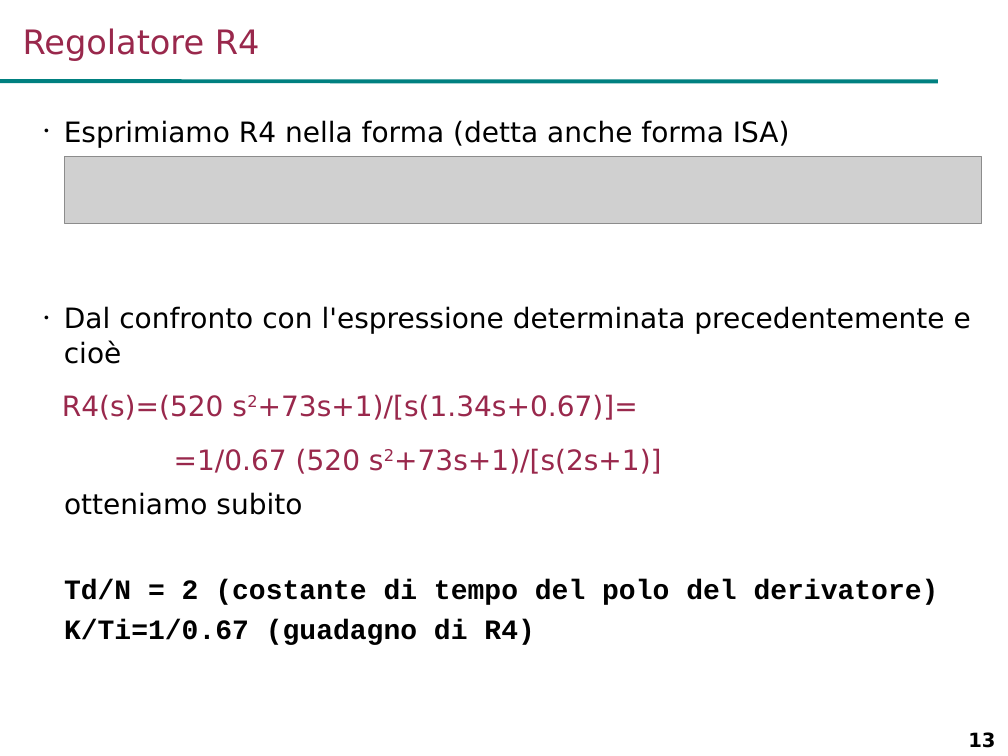
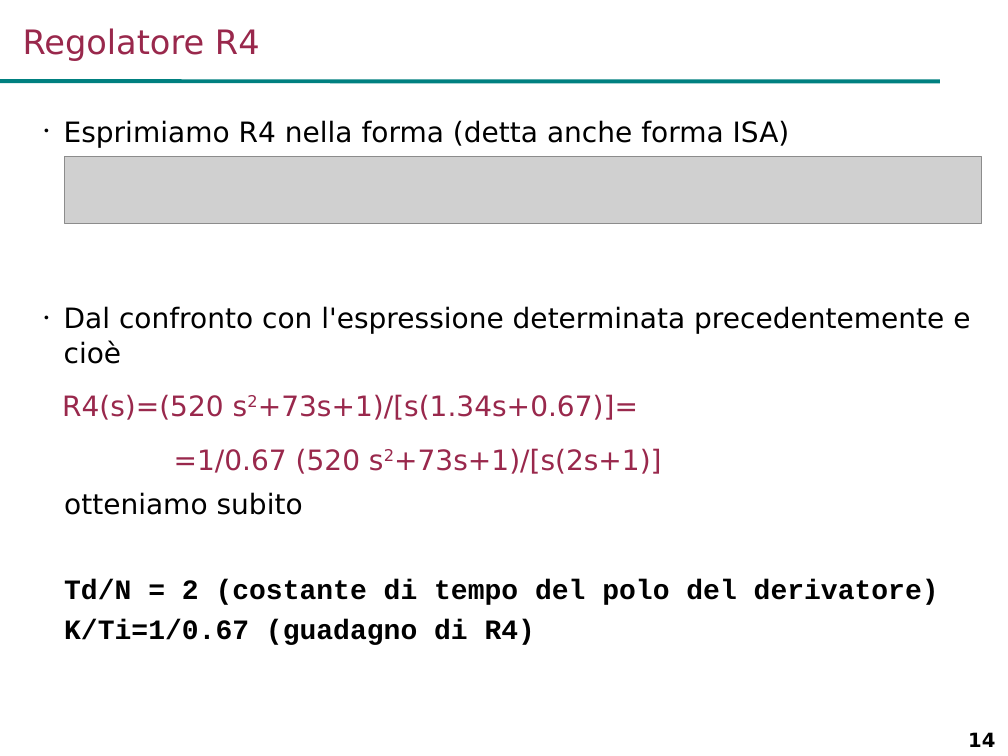
Before and after one commit to looms-polimi/FdA_Lab, a slide deck: slide 14 of FdA_courseware/FdA_Lab2.ppt (slide 13 before the commit). Drawn at 1008x756 pixels with LibreOffice and Linux fonts; fonts in the diff are those of the drawing; grey boxes stand for pictures; background and template pictures are left out. Boxes give left, top, right and bottom in pixels: in the first picture for what was removed or moved away, otherwise in the second. Text is boxed around its words. In the diff, an @@ line names an element or a change of style, - is before the commit and + after.

```diff
--- a/FdA_courseware/FdA_Lab2.ppt
+++ b/FdA_courseware/FdA_Lab2.ppt
@@ text "Dal confronto con l'espressione determinata ..." at bbox=[62, 306, 970, 645]: indent changed @@
@@ page number at bbox=[968, 732, 995, 747]: text changed @@
-13
+14
```
Also in this commit, not shown: 16 other slides changed, 1 slide added, 4 other files.
